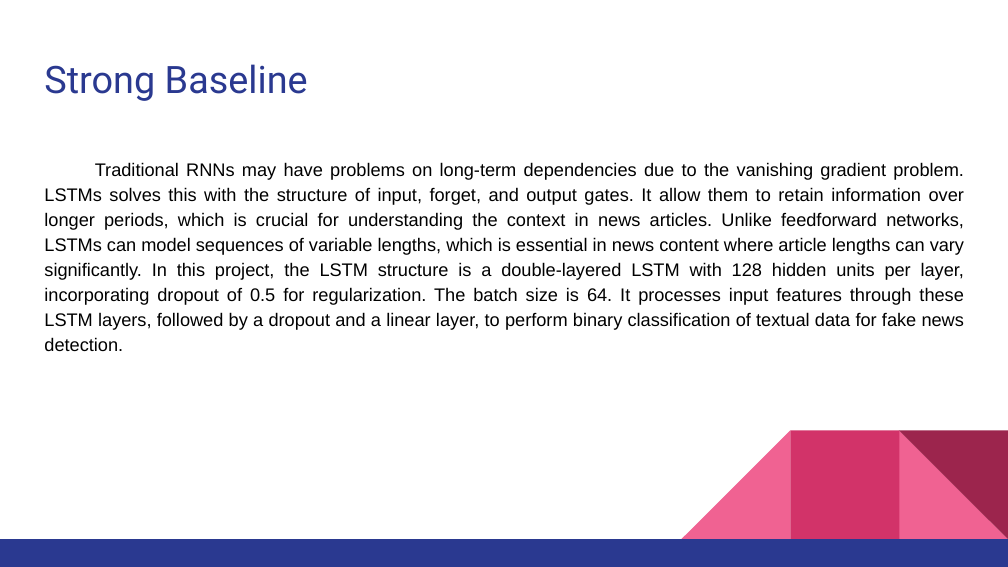
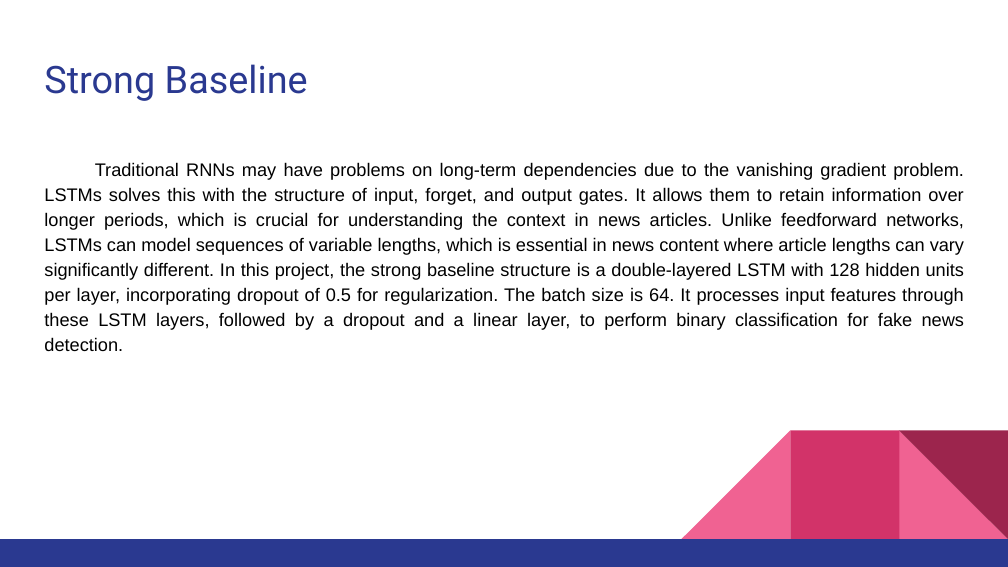
Before and after one commit to kevin00hu/CIS-5300-final-project, a slide deck: slide 8 of milestone 4/Fake News Detection.pptx. Drawn at 1008x567 pixels with LibreOffice and Linux fonts; fonts in the diff are those of the drawing. Boxes give left, top, right and bottom in pixels: in the first picture for what was removed or moved away, otherwise in the second. Text is boxed around its words. In the diff, an @@ line names an element or a change of style, - is before the commit and + after.

Commit message:
update to fix security problem

```diff
--- a/milestone 4/Fake News Detection.pptx
+++ b/milestone 4/Fake News Detection.pptx
@@ text at [44,162,964,351]: text changed @@
-Traditional RNNs may have problems on long-term dependencies due to the vanishing gradient problem. LSTMs solves this with the structure of input, forget, and output gates. It allow them to retain information over longer periods, which is crucial for understanding the context in news articles. Unlike feedforward networks, LSTMs can model sequences of variable lengths, which is essential in news content where article lengths can vary significantly. In this project, the LSTM structure is a double-layered LSTM with 128 hidden units per layer, incorporating dropout of 0.5 for regularization. The batch size is 64. It processes input features through these LSTM layers, followed by a dropout and a linear layer, to perform binary classification of textual data for fake news detection.
+Traditional RNNs may have problems on long-term dependencies due to the vanishing gradient problem. LSTMs solves this with the structure of input, forget, and output gates. It allows them to retain information over longer periods, which is crucial for understanding the context in news articles. Unlike feedforward networks, LSTMs can model sequences of variable lengths, which is essential in news content where article lengths can vary significantly different. In this project, the strong baseline structure is a double-layered LSTM with 128 hidden units per layer, incorporating dropout of 0.5 for regularization. The batch size is 64. It processes input features through these LSTM layers, followed by a dropout and a linear layer, to perform binary classification for fake news detection.
```
Also in this commit, not shown: 1 other slide changed, 1 other file.
